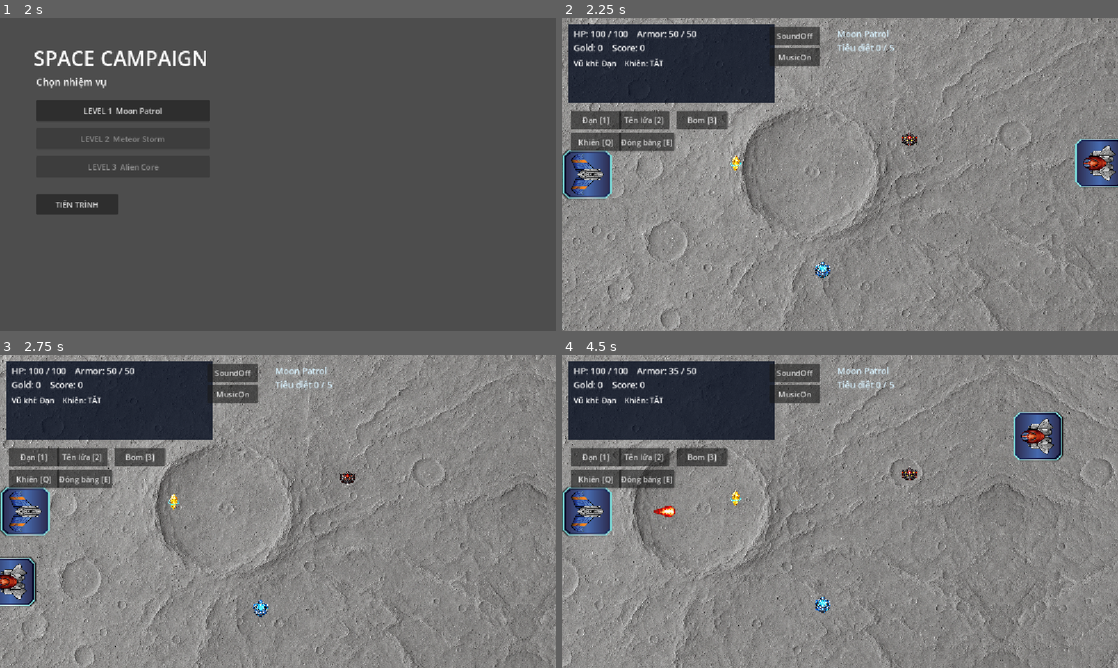
Above: before the commit, frames 1-4 (two rows, left to right).
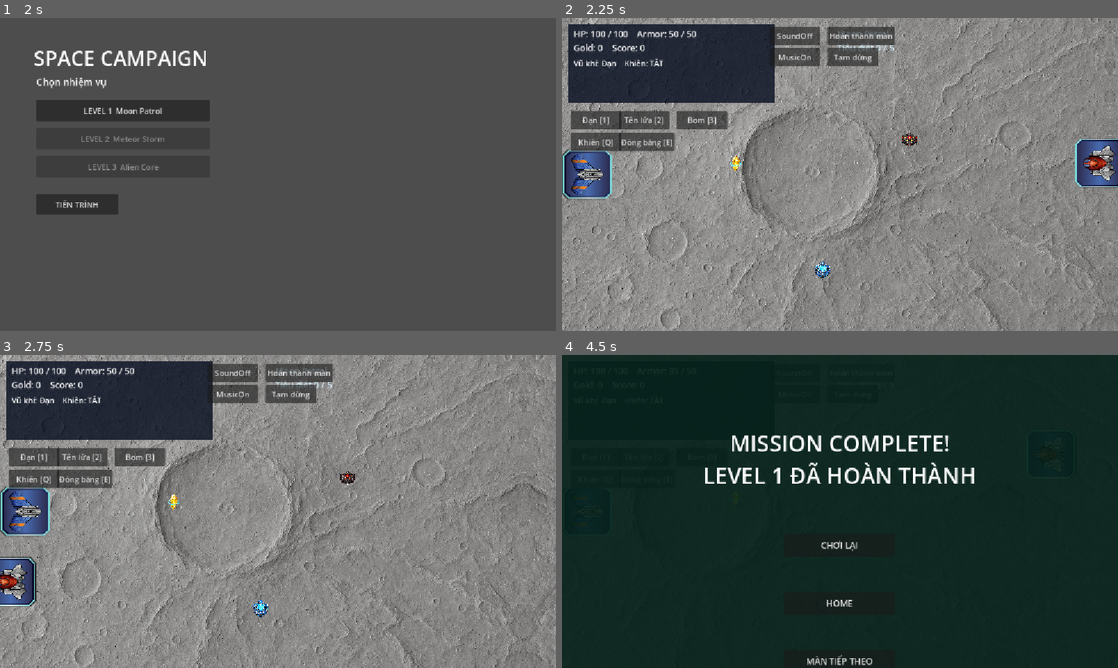
Above: after the commit, the same moments.

Repository: Hale1805/Bai_tap_game
Game: Godot game, scene res://home.tscn
Two runs of this game, one before a commit and one after it. Both use one fixed random seed, a clock stepped at 60 frames per second and the inputs below.
Inputs (mouse positions are in pixels of both pictures, inside the frame that each line leads up to):
- Up to frame 1 (2 s): click "TIẾN TRÌNH" at 0.5 s; click "HOME" at 1.25 s
- Up to frame 2 (2.25 s): click "LEVEL 1 Moon Patrol" at 2 s
- Up to frame 3 (2.75 s): no input
- Up to frame 4 (4.5 s): click "MusicOn" at 2.75 s; click "MusicOff" at 3.5 s; click (862, 373) at 4.25 s, where only the run after the commit has a clickable "Hoàn thành màn"

Frame 1 is identical in both runs. In frame 2, 1.2% of the frame differs, in the area x 47-60%, y 2-16%; in frame 3, 1.2%; in frame 4, 97%, in the area x 0-100%, y 0-100%.

Commit message:
feat(gameplay): hoàn thiện campaign, AI boss và âm thanh

Diff:
--- a/Scripts/audio_manager.gd
+++ b/Scripts/audio_manager.gd
@@ -11,6 +11,8 @@
 var sfx_phase := 0.0
 var sfx_frequency := 440.0
 var is_explosion := false
+var sfx_effect: StringName = &""
+var victory_delay := -1.0
 var music_phase := 0.0
 var music_time := 0.0
 var warning_left := 0
@@ -27,6 +29,10 @@
 
 func _process(delta: float) -> void:
 	sfx_time = maxf(sfx_time - delta, 0.0)
+	if victory_delay >= 0.0:
+		victory_delay -= delta
+		if victory_delay <= 0.0:
+			play_sfx(&"game_win")
 	if warning_left > 0:
 		warning_delay -= delta
 		if warning_delay <= 0.0:
@@ -34,19 +40,24 @@
 			warning_left -= 1
 			warning_delay = 0.32
 	_fill_sfx()
-	_fill_music(delta)
+	_fill_music()
 
 func set_sfx_enabled(enabled: bool) -> void:
 	sfx_enabled = enabled
 	if not enabled: sfx_time = 0.0
-func set_music_enabled(enabled: bool) -> void: music_enabled = enabled
+func set_music_enabled(enabled: bool) -> void:
+	music_enabled = enabled
 func play_sfx(effect: StringName) -> void:
 	if not sfx_enabled: return
-	var tones := {&"shoot": 760.0, &"hit": 180.0, &"shield": 520.0, &"freeze": 320.0, &"explosion": 110.0, &"warning": 920.0, &"win": 660.0}
+	var tones := {&"shoot": 760.0, &"hit": 180.0, &"shield": 520.0, &"freeze": 320.0, &"explosion": 110.0, &"boss_explosion": 76.0, &"warning": 920.0, &"win": 660.0, &"game_win": 523.0}
+	sfx_effect = effect
 	sfx_frequency = tones.get(effect, 440.0)
 	is_explosion = effect == &"explosion" or effect == &"hit"
-	sfx_duration = 0.58 if is_explosion else (0.34 if effect == &"win" else 0.12)
+	sfx_duration = 1.35 if effect == &"boss_explosion" else (0.58 if is_explosion else (1.75 if effect == &"game_win" else (0.34 if effect == &"win" else 0.12)))
 	sfx_time = sfx_duration
+
+func queue_game_victory() -> void:
+	victory_delay = 1.15
 func play_danger_warning(repetitions: int) -> void:
 	if not sfx_enabled: return
 	warning_left = clampi(repetitions, 3, 6)
@@ -65,7 +76,22 @@
 		var sample := 0.0
 		if sfx_time > 0.0 and sfx_enabled:
 			var progress := 1.0 - sfx_time / sfx_duration
-			if is_explosion:
+			if sfx_effect == &"boss_explosion":
+				var boss_frequency := lerpf(76.0, 22.0, progress)
+				var boss_envelope := pow(1.0 - progress, 1.35)
+				var rumble := sin(sfx_phase) * 0.42 + sin(sfx_phase * 0.47) * 0.28
+				var debris := randf_range(-0.38, 0.38) * (1.0 - progress)
+				var shockwave := sin(sfx_phase * 0.13) * 0.18 * pow(1.0 - progress, 2.0)
+				sample = (rumble + debris + shockwave) * boss_envelope
+				sfx_phase += TAU * boss_frequency / 22050.0
+			elif sfx_effect == &"game_win":
+				var notes := [523.25, 659.25, 783.99, 1046.5]
+				var note_index := mini(int(progress * 4.0), notes.size() - 1)
+				var win_frequency: float = notes[note_index]
+				var win_envelope := minf(progress * 7.0, 1.0) * pow(1.0 - progress, 0.45)
+				sample = (sin(sfx_phase) * 0.24 + sin(sfx_phase * 0.5) * 0.10) * win_envelope
+				sfx_phase += TAU * win_frequency / 22050.0
+			elif is_explosion:
 				var boom_frequency := lerpf(sfx_frequency, 38.0, progress)
 				var envelope := pow(1.0 - progress, 1.7)
 				sample = (sin(sfx_phase) * 0.45 + sin(sfx_phase * 0.47) * 0.3 + randf_range(-0.22, 0.22)) * envelope
@@ -74,16 +100,21 @@
 				sample = sin(sfx_phase) * 0.22
 				sfx_phase += TAU * sfx_frequency / 22050.0
 		sfx_playback.push_frame(Vector2(sample, sample))
-func _fill_music(_delta: float) -> void:
-	if music_playback == null: return
+
+func _fill_music() -> void:
+	if music_playback == null:
+		return
 	for frame in music_playback.get_frames_available():
-		var drone_frequency := 48.0 + sin(music_time * 0.10) * 4.0
-		var pad := sin(music_phase) * 0.075
-		pad += sin(music_phase * 1.498 + sin(music_time * 0.17)) * 0.045
-		pad += sin(music_phase * 2.01 + 1.4) * 0.018
-		var shimmer := sin(music_phase * 8.2 + sin(music_time * 0.6) * 2.0) * 0.010
-		var air := randf_range(-0.004, 0.004) * (0.5 + sin(music_time * 0.08) * 0.5)
-		var sample := (pad + shimmer + air) * (0.9 if music_enabled else 0.0)
-		music_phase += TAU * drone_frequency / 22050.0
+		var sample := 0.0
+		if music_enabled:
+			var drone_frequency := 42.0 + sin(music_time * 0.07) * 3.0
+			var drone := sin(TAU * drone_frequency * music_time) * 0.045
+			var pad := sin(TAU * drone_frequency * 1.498 * music_time + sin(music_time * 0.13)) * 0.032
+			var step := int(music_time * 2.0) % 4
+			var arp_frequency: float = [110.0, 138.59, 164.81, 207.65][step]
+			var arp_phase := fmod(music_time * 2.0, 1.0)
+			var arpeggio := sin(TAU * arp_frequency * music_time) * 0.030 * pow(1.0 - arp_phase, 1.5)
+			var shimmer := sin(TAU * 880.0 * music_time + sin(music_time * 0.6) * 2.0) * 0.009
+			sample = drone + pad + arpeggio + shimmer
 		music_time += 1.0 / 22050.0
 		music_playback.push_frame(Vector2(sample, sample))
--- /dev/null
+++ b/Scripts/boss_blast.gd
@@ -0,0 +1,37 @@
+extends Control
+
+var elapsed := 0.0
+var active := false
+
+func _ready() -> void:
+	mouse_filter = Control.MOUSE_FILTER_IGNORE
+	set_anchors_and_offsets_preset(Control.PRESET_FULL_RECT)
+	visible = false
+
+func play() -> void:
+	elapsed = 0.0
+	active = true
+	visible = true
+	queue_redraw()
+
+func _process(delta: float) -> void:
+	if not active:
+		return
+	elapsed += delta
+	queue_redraw()
+	if elapsed > 1.5:
+		active = false
+		visible = false
+
+func _draw() -> void:
+	var center := size * 0.5
+	var progress := clampf(elapsed / 1.5, 0.0, 1.0)
+	var fade := 1.0 - progress
+	draw_rect(Rect2(Vector2.ZERO, size), Color(1.0, 0.85, 0.55, fade * 0.55))
+	draw_circle(center, 80.0 + progress * 850.0, Color(1.0, 0.2, 0.04, fade * 0.16), false, 14.0)
+	draw_circle(center, 35.0 + progress * 430.0, Color(1.0, 0.75, 0.15, fade * 0.32), false, 8.0)
+	for ray in 32:
+		var angle := TAU * float(ray) / 32.0
+		var start := center + Vector2(cos(angle), sin(angle)) * (60.0 + progress * 80.0)
+		var end := center + Vector2(cos(angle), sin(angle)) * (170.0 + progress * 620.0)
+		draw_line(start, end, Color(1.0, 0.5 + 0.4 * sin(float(ray)), 0.08, fade * 0.72), 3.0)
--- a/Scripts/end_screen.gd
+++ b/Scripts/end_screen.gd
@@ -1,8 +1,13 @@
 extends CanvasLayer
+
+const BOSS_BLAST_SCENE = preload("res://Scripts/boss_blast.gd")
 
 var panel: ColorRect
 var title: Label
 var current_level_id := 1
+var replay_button: Button
+var next_or_progress_button: Button
+var boss_blast: Control
 
 func _ready() -> void:
 	panel = ColorRect.new()
@@ -10,19 +15,23 @@
 	panel.set_anchors_and_offsets_preset(Control.PRESET_FULL_RECT)
 	panel.mouse_filter = Control.MOUSE_FILTER_STOP
 	add_child(panel)
+	boss_blast = BOSS_BLAST_SCENE.new()
+	panel.add_child(boss_blast)
 	title = Label.new()
 	title.position = Vector2(0, 150)
 	title.size = Vector2(1152, 130)
 	title.horizontal_alignment = HORIZONTAL_ALIGNMENT_CENTER
 	title.add_theme_font_size_override("font_size", 46)
 	panel.add_child(title)
-	_add_button("CHƠI LẠI", 370, func(): SceneRouter.go_gameplay(current_level_id))
+	replay_button = _add_button("CHƠI LẠI", 370, func(): SceneRouter.go_gameplay(current_level_id))
 	_add_button("HOME", 490, SceneRouter.go_home)
-	_add_button("TIẾN TRÌNH", 610, SceneRouter.go_progress)
+	next_or_progress_button = _add_button("TIẾN TRÌNH", 610, _on_next_or_progress_pressed)
 	visible = false
 
 func show_win(level_id: int) -> void:
 	current_level_id = level_id
+	replay_button.text = "CHƠI LẠI"
+	next_or_progress_button.text = "MÀN TIẾP THEO" if level_id < 3 else "TIẾN TRÌNH"
 	title.text = "MISSION COMPLETE!\nLEVEL %d ĐÃ HOÀN THÀNH" % level_id
 	panel.color = Color(0.02, 0.13, 0.10, 0.92)
 	visible = true
@@ -30,12 +39,24 @@
 
 func show_loss(level_id: int) -> void:
 	current_level_id = level_id
+	replay_button.text = "CHƠI LẠI"
+	next_or_progress_button.text = "TIẾN TRÌNH"
 	title.text = "GAME OVER\nTÀU CỦA BẠN ĐÃ BỊ PHÁ HỦY"
 	panel.color = Color(0.16, 0.02, 0.04, 0.92)
 	visible = true
 	AudioManager.play_sfx(&"explosion")
 
-func _add_button(text_value: String, y: float, action: Callable) -> void:
+func show_game_complete() -> void:
+	current_level_id = 1
+	replay_button.text = "BẮT ĐẦU LẠI"
+	next_or_progress_button.text = "TIẾN TRÌNH"
+	title.text = "GAME COMPLETE!\nALIEN CORE DESTROYED"
+	panel.color = Color(0.03, 0.12, 0.16, 0.92)
+	visible = true
+	boss_blast.play()
+	AudioManager.queue_game_victory()
+
+func _add_button(text_value: String, y: float, action: Callable) -> Button:
 	var button := Button.new()
 	button.text = text_value
 	button.position = Vector2(460, y)
@@ -43,3 +64,10 @@
 	button.add_theme_font_size_override("font_size", 18)
 	button.pressed.connect(action)
 	panel.add_child(button)
+	return button
+
+func _on_next_or_progress_pressed() -> void:
+	if current_level_id < 3:
+		SceneRouter.go_gameplay(current_level_id + 1)
+	else:
+		SceneRouter.go_progress()
--- a/Scripts/hud.gd
+++ b/Scripts/hud.gd
@@ -9,6 +9,7 @@
 var music_toggle: Button
 var end_overlay: ColorRect
 var end_label: Label
+var pause_overlay: ColorRect
 
 func _ready() -> void:
 	add_to_group("hud")
@@ -46,9 +47,12 @@
 	_add_action_button("Đóng băng [E]", Vector2(118, 238), func(): _player().activate_freeze())
 	sound_toggle = _add_action_button("SoundOff", Vector2(430, 18), _toggle_sfx)
 	music_toggle = _add_action_button("MusicOn", Vector2(430, 62), _toggle_music)
+	_add_action_button("Hoàn thành màn", Vector2(550, 18), _complete_level_for_demo)
+	_add_action_button("Tạm dừng", Vector2(550, 62), _pause_game)
 	GameState.state_changed.connect(refresh)
 	LevelManager.objective_changed.connect(func(_current: float, _target: float): refresh())
 	_create_end_overlay()
+	_create_pause_overlay()
 	refresh()
 func _add_action_button(text: String, position_value: Vector2, action: Callable) -> Button:
 	var button := Button.new()
@@ -67,6 +71,23 @@
 func _toggle_music() -> void:
 	AudioManager.set_music_enabled(not AudioManager.music_enabled)
 	music_toggle.text = "MusicOff" if AudioManager.music_enabled else "MusicOn"
+func _complete_level_for_demo() -> void:
+	LevelManager.complete_current_level_for_demo()
+func _pause_game() -> void:
+	if GameState.is_game_over or not LevelManager.gameplay_active:
+		return
+	ProgressStore.save_checkpoint(LevelManager.current_level_id, GameState.score, GameState.gold, LevelManager.objective_progress, LevelManager.survival_progress)
+	pause_overlay.visible = true
+	get_tree().paused = true
+
+func _resume_game() -> void:
+	get_tree().paused = false
+	pause_overlay.visible = false
+
+func _go_home_from_pause() -> void:
+	get_tree().paused = false
+	pause_overlay.visible = false
+	SceneRouter.go_home()
 func refresh() -> void:
 	status_label.text = "HP: %d / %d    Armor: %d / %d\nGold: %d    Score: %d" % [GameState.health, GameState.max_health, GameState.armor, GameState.max_armor, GameState.gold, GameState.score]
 	var names := ["Đạn", "Tên lửa", "Bom"]
@@ -110,6 +131,34 @@
 	end_overlay.visible = false
 	add_child(end_overlay)
 
+func _create_pause_overlay() -> void:
+	pause_overlay = ColorRect.new()
+	pause_overlay.color = Color(0.01, 0.03, 0.09, 0.88)
+	pause_overlay.set_anchors_and_offsets_preset(Control.PRESET_FULL_RECT)
+	pause_overlay.mouse_filter = Control.MOUSE_FILTER_STOP
+	pause_overlay.process_mode = Node.PROCESS_MODE_ALWAYS
+	var title := Label.new()
+	title.text = "TẠM DỪNG\nTiến trình hiện tại đã được lưu"
+	title.position = Vector2(350, 230)
+	title.size = Vector2(460, 100)
+	title.horizontal_alignment = HORIZONTAL_ALIGNMENT_CENTER
+	title.add_theme_font_size_override("font_size", 28)
+	pause_overlay.add_child(title)
+	var resume := Button.new()
+	resume.text = "TIẾP TỤC"
+	resume.position = Vector2(470, 365)
+	resume.size = Vector2(210, 46)
+	resume.pressed.connect(_resume_game)
+	pause_overlay.add_child(resume)
+	var home := Button.new()
+	home.text = "HOME"
+	home.position = Vector2(470, 425)
+	home.size = Vector2(210, 46)
+	home.pressed.connect(_go_home_from_pause)
+	pause_overlay.add_child(home)
+	pause_overlay.visible = false
+	add_child(pause_overlay)
+
 func show_game_over() -> void:
 	end_label.text = "GAME OVER\nA ĐÃ BỊ PHÁ HỦY"
 	end_overlay.visible = true
--- a/Scripts/level_manager.gd
+++ b/Scripts/level_manager.gd
@@ -4,11 +4,12 @@
 signal objective_changed(current: float, target: float)
 signal level_won(level_id: int)
 signal level_lost(level_id: int)
+signal game_completed
 
 const LEVELS := {
 	1: {"id": 1, "title": "Moon Patrol", "objective_kind": &"defeat", "target": 5.0, "background_mode": 0, "max_active_npcs": 4, "allowed_npcs": [&"hunter"]},
 	2: {"id": 2, "title": "Meteor Storm", "objective_kind": &"survive", "target": 45.0, "defeat_target": 8.0, "background_mode": 1, "max_active_npcs": 7, "allowed_npcs": [&"hunter", &"scout"]},
-	3: {"id": 3, "title": "Alien Core", "objective_kind": &"core", "target": 1.0, "background_mode": 2, "max_active_npcs": 8, "allowed_npcs": [&"hunter", &"scout", &"guardian"]},
+	3: {"id": 3, "title": "Alien Core", "objective_kind": &"core", "target": 1.0, "background_mode": 2, "max_active_npcs": 4, "escort_count": 3, "allowed_npcs": [&"hunter", &"scout", &"guardian"]},
 }
 
 var progress_store: Node
@@ -81,6 +82,21 @@
 func stop_gameplay() -> void:
 	gameplay_active = false
 
+func complete_current_level_for_demo() -> void:
+	if not gameplay_active or terminal_emitted:
+		return
+	var definition: Dictionary = LEVELS.get(current_level_id, {})
+	if definition.is_empty():
+		return
+	objective_progress = float(definition.get("defeat_target", definition.target))
+	survival_progress = float(definition.target) if current_level_id == 2 else survival_progress
+	objective_changed.emit(objective_progress, float(definition.target))
+	if current_level_id == 3:
+		var audio := get_node_or_null("/root/AudioManager")
+		if audio != null:
+			audio.play_sfx(&"boss_explosion")
+	_win_level()
+
 func get_current_definition() -> Dictionary:
 	return LEVELS.get(current_level_id, {}).duplicate(true)
 
@@ -92,4 +108,8 @@
 	var score := int(game_state.score) if game_state != null else 0
 	var gold := int(game_state.gold) if game_state != null else 0
 	progress_store.complete_level(current_level_id, score, gold)
-	level_won.emit(current_level_id)
+	if current_level_id == 3:
+		progress_store.reset_progress()
+		game_completed.emit()
+	else:
+		level_won.emit(current_level_id)
--- a/Scripts/main.gd
+++ b/Scripts/main.gd
@@ -16,11 +16,16 @@
 func _ready():
 	LevelManager.level_won.connect(_on_level_won)
 	LevelManager.level_lost.connect(_on_level_lost)
+	LevelManager.game_completed.connect(_on_game_completed)
 	GameState.game_over.connect(LevelManager.end_game_over)
 	_configure_level(LevelManager.get_current_definition())
 	# Đảm bảo ảnh 2 hoàn toàn trong suốt lúc game mới bắt đầu
 	layer2.modulate.a = 0.0
-	_watch_enemy($Object_B)
+	if LevelManager.current_level_id == 3:
+		$Object_B.queue_free()
+		_spawn_boss_encounter()
+	else:
+		_watch_enemy($Object_B)
 
 # Hàm này kích hoạt mỗi 30 giây
 func _on_timer_timeout():
@@ -80,8 +85,27 @@
 func _on_level_lost(level_id: int) -> void:
 	$EndScreen.show_loss(level_id)
 
+func _on_game_completed() -> void:
+	$EndScreen.show_game_complete()
+
 func _choose_enemy_scene() -> PackedScene:
 	var definition := LevelManager.get_current_definition()
 	var allowed: Array = definition.get("allowed_npcs", [&"hunter"])
 	var npc_type: StringName = allowed.pick_random()
 	return NPC_SCENES.get(npc_type, ENEMY_SCENE)
+
+func _spawn_boss_encounter() -> void:
+	_spawn_npc(&"guardian", Vector2(860, 330), false)
+	_spawn_npc(&"hunter", Vector2(960, 180), false)
+	_spawn_npc(&"scout", Vector2(1010, 330), false)
+	_spawn_npc(&"hunter", Vector2(960, 500), false)
+
+func _spawn_npc(npc_type: StringName, spawn_position: Vector2, respawn_on_defeat: bool) -> void:
+	var scene: PackedScene = NPC_SCENES.get(npc_type, ENEMY_SCENE)
+	var enemy = scene.instantiate()
+	enemy.position = spawn_position
+	add_child(enemy)
+	if enemy.has_method("configure"):
+		enemy.configure($Object_A, LevelManager.current_level_id)
+	if respawn_on_defeat:
+		_watch_enemy(enemy)
--- a/Scripts/npc_guardian.gd
+++ b/Scripts/npc_guardian.gd
@@ -1,11 +1,12 @@
 extends Area2D
 
-@export var speed := 115.0
+@export var speed := 240.0
 @export var max_health := 220.0
 var health := max_health
 var target: Node2D
 var frozen_remaining := 0.0
 var defeated := false
+var enraged := false
 
 func configure(target_node: Node2D, _level_id: int) -> void:
 	target = target_node
@@ -15,6 +16,9 @@
 		target = get_tree().get_first_node_in_group("player") as Node2D
 
 func _process(delta: float) -> void:
+	var manager := get_node_or_null("/root/LevelManager") if is_inside_tree() else null
+	if manager != null and not manager.gameplay_active:
+		return
 	if frozen_remaining > 0.0:
 		frozen_remaining = maxf(frozen_remaining - delta, 0.0)
 		return
@@ -23,8 +27,10 @@
 		ally.health = minf(ally.max_health, ally.health + 12.0 * delta)
 		return
 	if target != null:
+		enraged = true
+		modulate = Color(1.0, 0.42, 0.42)
 		var direction := global_position.direction_to(target.global_position)
-		global_position += direction * speed * delta
+		global_position += direction * speed * 1.25 * delta
 		rotation = direction.angle()
 
 func take_damage(amount: float) -> bool:
@@ -36,7 +42,7 @@
 	defeated = true
 	var audio := get_node_or_null("/root/AudioManager")
 	if audio != null:
-		audio.play_sfx(&"explosion")
+		audio.play_sfx(&"boss_explosion")
 	var manager := get_node_or_null("/root/LevelManager")
 	if manager != null:
 		manager.register_enemy_defeat(&"guardian")
--- a/Scripts/npc_hunter.gd
+++ b/Scripts/npc_hunter.gd
@@ -1,6 +1,6 @@
 extends Area2D
 
-@export var speed := 210.0
+@export var speed := 280.0
 @export var max_health := 70.0
 var health := max_health
 var target: Node2D
@@ -15,6 +15,9 @@
 		target = get_tree().get_first_node_in_group("player") as Node2D
 
 func _process(delta: float) -> void:
+	var manager := get_node_or_null("/root/LevelManager") if is_inside_tree() else null
+	if manager != null and not manager.gameplay_active:
+		return
 	if frozen_remaining > 0.0:
 		frozen_remaining = maxf(frozen_remaining - delta, 0.0)
 		return
--- a/Scripts/npc_scout.gd
+++ b/Scripts/npc_scout.gd
@@ -1,6 +1,6 @@
 extends Area2D
 
-@export var speed := 180.0
+@export var speed := 260.0
 @export var preferred_range := 300.0
 @export var max_health := 45.0
 var health := max_health
@@ -16,6 +16,9 @@
 		target = get_tree().get_first_node_in_group("player") as Node2D
 
 func _process(delta: float) -> void:
+	var manager := get_node_or_null("/root/LevelManager") if is_inside_tree() else null
+	if manager != null and not manager.gameplay_active:
+		return
 	if frozen_remaining > 0.0:
 		frozen_remaining = maxf(frozen_remaining - delta, 0.0)
 		return
--- a/Scripts/object_b.gd
+++ b/Scripts/object_b.gd
@@ -12,6 +12,9 @@
 	randomize_direction()
 
 func _process(delta: float) -> void:
+	var manager := get_node_or_null("/root/LevelManager") if is_inside_tree() else null
+	if manager != null and not manager.gameplay_active:
+		return
 	if frozen_remaining > 0.0:
 		frozen_remaining = maxf(frozen_remaining - delta, 0.0)
 		return
--- a/Scripts/progress_store.gd
+++ b/Scripts/progress_store.gd
@@ -16,6 +16,7 @@
 		"completed": config.get_value("campaign", "completed", {}),
 		"best_scores": config.get_value("campaign", "best_scores", {}),
 		"gold": config.get_value("campaign", "gold", 0),
+		"checkpoint": config.get_value("campaign", "checkpoint", {}),
 	})
 
 func complete_level(level_id: int, score: int, gold: int) -> void:
@@ -33,22 +34,39 @@
 func reset_progress() -> void:
 	_save_progress(_default_progress())
 
+func save_checkpoint(level_id: int, score: int, gold: int, objective: float, survival: float) -> void:
+	if level_id < MIN_LEVEL or level_id > MAX_LEVEL:
+		push_warning("ProgressStore ignored checkpoint for invalid level: %d" % level_id)
+		return
+	var progress := load_progress()
+	progress.checkpoint = {
+		"level_id": level_id,
+		"score": maxi(score, 0),
+		"gold": maxi(gold, 0),
+		"objective": maxf(objective, 0.0),
+		"survival": maxf(survival, 0.0),
+	}
+	_save_progress(progress)
+
 func _default_progress() -> Dictionary:
 	return {
 		"unlocked_level": MIN_LEVEL,
 		"completed": {},
 		"best_scores": {},
 		"gold": 0,
+		"checkpoint": {},
 	}
 
 func _sanitize_progress(progress: Dictionary) -> Dictionary:
 	var completed = progress.get("completed", {})
 	var best_scores = progress.get("best_scores", {})
+	var checkpoint = progress.get("checkpoint", {})
 	return {
 		"unlocked_level": clampi(int(progress.get("unlocked_level", MIN_LEVEL)), MIN_LEVEL, MAX_LEVEL),
 		"completed": completed if completed is Dictionary else {},
 		"best_scores": best_scores if best_scores is Dictionary else {},
 		"gold": maxi(int(progress.get("gold", 0)), 0),
+		"checkpoint": checkpoint if checkpoint is Dictionary else {},
 	}
 
 func _save_progress(progress: Dictionary) -> void:
@@ -57,6 +75,7 @@
 	config.set_value("campaign", "completed", progress.completed)
 	config.set_value("campaign", "best_scores", progress.best_scores)
 	config.set_value("campaign", "gold", progress.gold)
+	config.set_value("campaign", "checkpoint", progress.checkpoint)
 	var save_result := config.save(storage_path)
 	if save_result != OK:
 		push_warning("ProgressStore could not save campaign progress: %s" % storage_path)
--- a/tests/campaign_smoke_test.gd
+++ b/tests/campaign_smoke_test.gd
@@ -22,8 +22,13 @@
 		manager.register_enemy_defeat(&"scout")
 	_expect(store.load_progress().unlocked_level == 3, "level 2 win must unlock level 3")
 	_expect(manager.start_level(3), "level 3 must start after level 2 win")
+	var level_three: Dictionary = manager.get_current_definition()
+	_expect(int(level_three.get("escort_count", 0)) == 3, "level 3 must start with three Guardian escorts")
+	_expect(level_three.get("allowed_npcs", []).has(&"guardian"), "level 3 must include the Guardian boss")
 	manager.register_enemy_defeat(&"guardian")
-	_expect(store.load_progress().completed.get("3", false), "Guardian defeat must complete level 3")
+	var reset_progress: Dictionary = store.load_progress()
+	_expect(reset_progress.unlocked_level == 1, "Guardian defeat must reset campaign to level 1")
+	_expect(reset_progress.completed.is_empty(), "Guardian defeat must clear completed campaign levels")
 	DirAccess.remove_absolute(ProjectSettings.globalize_path(store.storage_path))
 	manager.queue_free()
 	_finish()
--- a/tests/level_manager_test.gd
+++ b/tests/level_manager_test.gd
@@ -21,9 +21,14 @@
 	var wins: Array[int] = []
 	manager.level_won.connect(func(level_id: int): wins.append(level_id))
 	_expect(manager.start_level(1), "unlocked level 1 must start")
+	_expect(manager.has_method("complete_current_level_for_demo"), "LevelManager must expose demo completion")
+	if manager.has_method("complete_current_level_for_demo"):
+		manager.complete_current_level_for_demo()
+		_expect(wins.size() == 1, "demo completion must win the active level")
+		_expect(manager.start_level(1), "level 1 must be replayable after demo completion")
 	for index in 5:
 		manager.register_enemy_defeat(&"hunter")
-	_expect(wins.size() == 1, "level 1 must emit exactly one win after five defeats")
+	_expect(wins.size() == 2, "level 1 must emit exactly one additional win after five defeats")
 	manager.end_game_over()
 	var objective_before: float = manager.objective_progress
 	manager.register_survival_tick(10.0)
--- a/tests/progress_store_test.gd
+++ b/tests/progress_store_test.gd
@@ -29,6 +29,12 @@
 	store.complete_level(1, 20, 0)
 	var lower_score: Dictionary = store.load_progress()
 	_expect(lower_score.best_scores.get("1", 0) == 50, "lower score must not replace the best score")
+	_expect(store.has_method("save_checkpoint"), "ProgressStore must expose checkpoint saving for Pause")
+	if store.has_method("save_checkpoint"):
+		store.save_checkpoint(1, 120, 7, 3.0, 0.0)
+		var checkpoint_progress: Dictionary = store.load_progress()
+		_expect(checkpoint_progress.checkpoint.get("level_id", 0) == 1, "pause checkpoint must retain level id")
+		_expect(checkpoint_progress.checkpoint.get("score", 0) == 120, "pause checkpoint must retain score")
 	DirAccess.remove_absolute(ProjectSettings.globalize_path(TEST_SAVE_PATH))
 	_finish()
 
Not shown, added: Scripts/boss_blast.gd.uid
